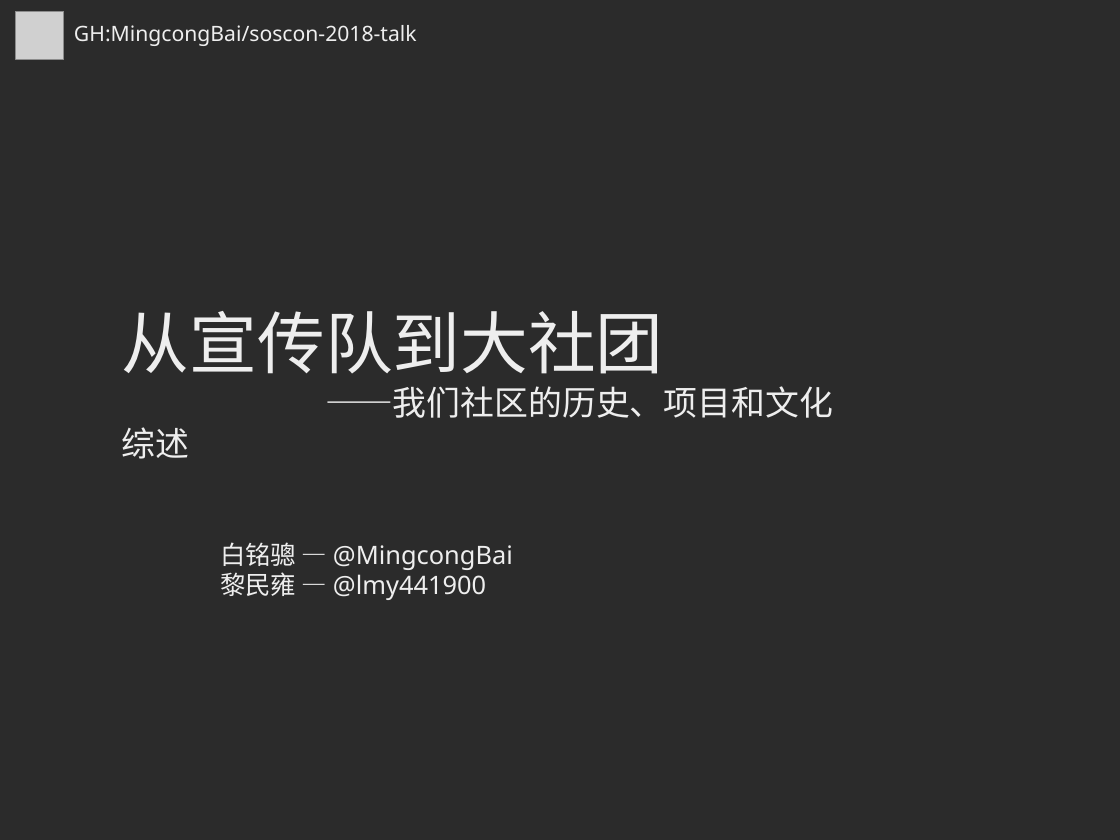
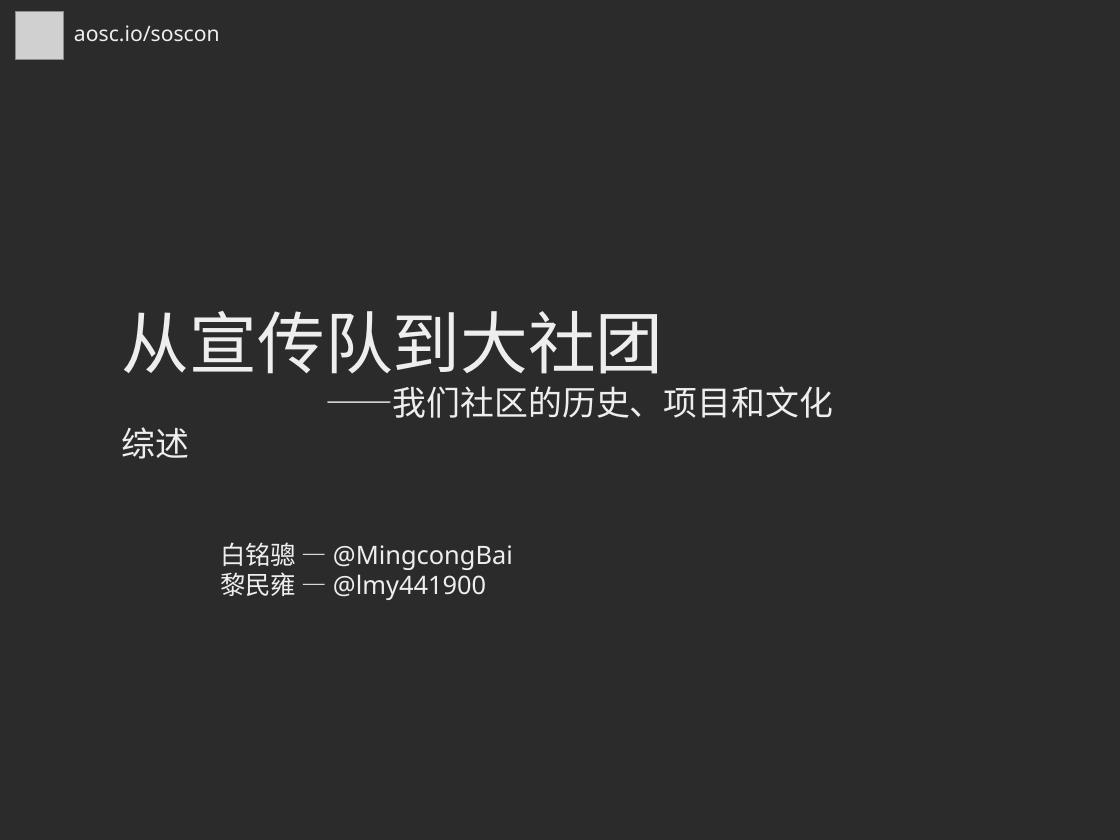
Before and after one commit to MingcongBai/soscon-2018-talk, a slide deck: slide 2 of slide.odp (slide 1 before the commit). Drawn at 1120x840 pixels with LibreOffice and Linux fonts; fonts in the diff are those of the drawing; grey boxes stand for pictures; background and template pictures are left out; a plain dark background stands for a picture behind light text. Boxes give left, top, right and bottom in pixels: in the first picture for what was removed or moved away, otherwise in the second. Text is boxed around its words. In the diff, an @@ line names an element or a change of style, - is before the commit and + after.

```diff
--- a/slide.odp
+++ b/slide.odp
@@ text at bbox=[74, 25, 220, 42]: text changed @@
-GH:MingcongBai/soscon-2018-talk
+aosc.io/soscon
```
Also in this commit, not shown: 2 other slides changed, 4 slides added.
